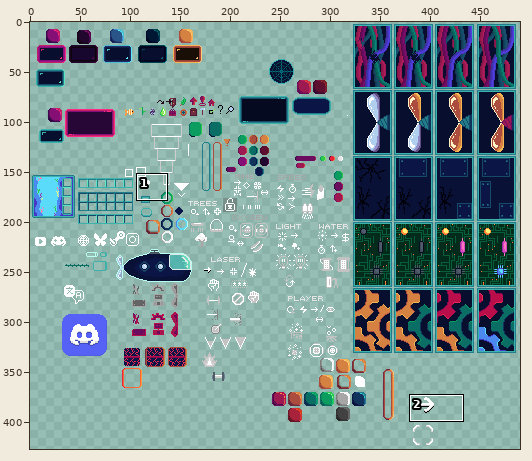
One commit to this sprite sheet: Assets/Resources/Sprites/UISpriteSheet.png. Above, an overview of the earlier version with the close-up marked.
Close-up. Old version:
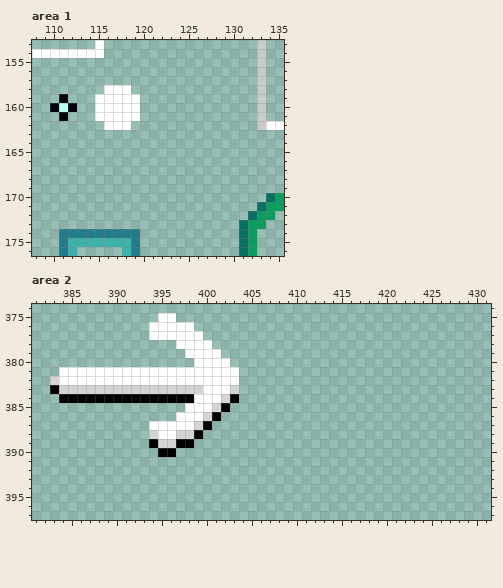
The file is 793x693 pixels. Pixels under 10% opacity are left out. Colours within 5 levels of each other are drawn and written as one. Shown: area 1: x 108..135, y 153..176; area 2: x 381..431, y 374..397. The wide view leaves out empty margins.
The same view after the edit:
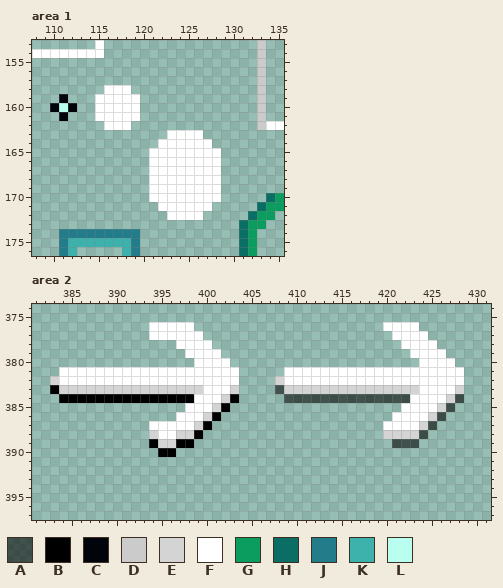
Palette (. is transparent): A #00000091  B #000000  C #02040c  D #cbcbcb  E #d4d4d4  F #ffffff  G #0b9d5f  H #0a6e65  J #237c8a  K #3db2ad  L #b8fff0
Changes in this commit:
{"where": "area 1"}
{"y":163,"x":123,"old":"....","new":"FFFF"}
{"y":164,"x":122,"old":"......","new":"FFFFFF"}
{"y":165,"x":121,"old":"........","new":"FFFFFFFF"}
{"y":166,"x":121,"old":"........","new":"FFFFFFFF"}
{"y":167,"x":121,"old":"........","new":"FFFFFFFF"}
{"y":168,"x":121,"old":"........","new":"FFFFFFFF"}
{"y":169,"x":121,"old":"........","new":"FFFFFFFF"}
{"y":170,"x":121,"old":"........","new":"FFFFFFFF"}
{"y":171,"x":122,"old":"......","new":"FFFFFF"}
{"y":172,"x":123,"old":"....","new":"FFFF"}
{"where": "area 2"}
{"y":375,"x":395,"old":"FF","new":".."}
{"y":376,"x":420,"old":"....","new":"FFFF"}
{"y":377,"x":421,"old":"....","new":"FFFF"}
{"y":378,"x":422,"old":"....","new":"FFFF"}
{"y":379,"x":423,"old":"....","new":"FFFF"}
{"y":380,"x":424,"old":"....","new":"FFFF"}
{"y":381,"x":409,"old":"....................","new":"FFFFFFFFFFFFFFFFFFFF"}
{"y":382,"x":408,"old":".....................","new":"EFFFFFFFFFFFFFFFFFFFF"}
{"y":383,"x":408,"old":".....................","new":"AEEEEEEEEEEEEEEEFFFFE"}
{"y":384,"x":409,"old":"....................","new":"AAAAAAAAAAAAAAFFFFEA"}
{"y":385,"x":422,"old":"......","new":"FFFFEA"}
{"y":386,"x":421,"old":"......","new":"FFFFEA"}
{"y":387,"x":420,"old":"......","new":"FFFFEA"}
{"y":388,"x":420,"old":".....","new":"EEEEA"}
{"y":389,"x":421,"old":"...","new":"AAA"}
